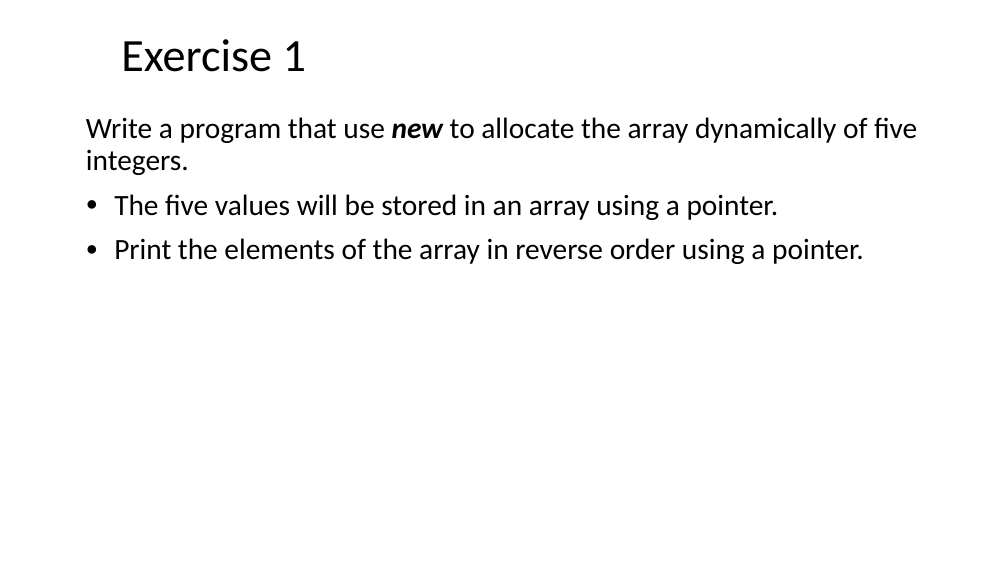
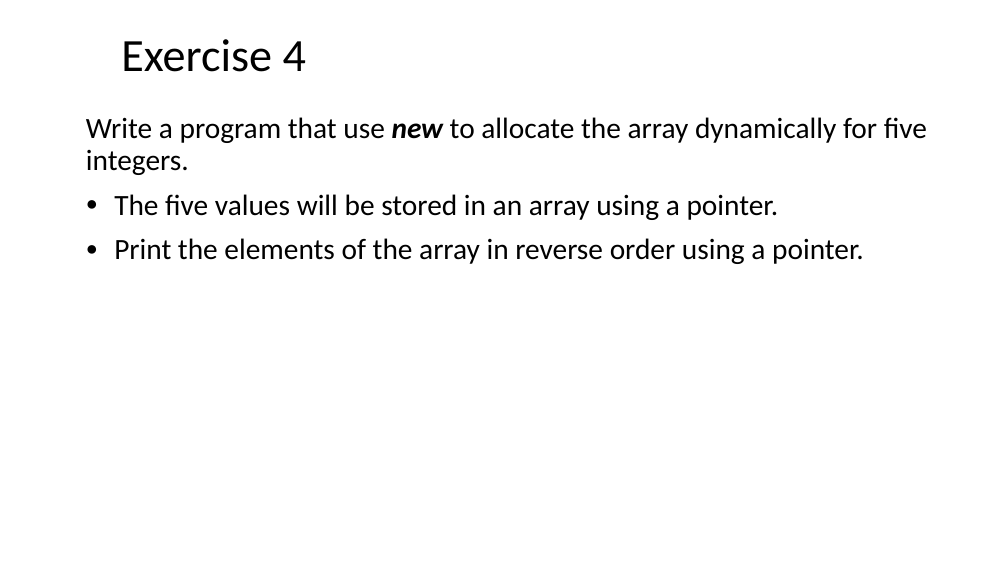
Before and after one commit to ShiqiYu/CPP, a slide deck: slide 17 of week05/Lab05.pptx (slide 24 before the commit). Drawn at 1008x567 pixels with LibreOffice and Linux fonts; fonts in the diff are those of the drawing; background and template pictures are left out. Boxes give left, top, right and bottom in pixels: in the first picture for what was removed or moved away, otherwise in the second. Text is boxed around its words. In the diff, an @@ line names an element or a change of style, - is before the commit and + after.

```diff
--- a/week05/Lab05.pptx
+++ b/week05/Lab05.pptx
@@ title at (x1=121, y1=39, x2=306, y2=72): text changed @@
-Exercise 1
+Exercise 4
@@ text at (x1=86, y1=117, x2=927, y2=175): text changed @@
-  Write a program that use new to allocate the array dynamically of five integers.
+  Write a program that use new to allocate the array dynamically for five integers.
```
Also in this commit, not shown: 1 other slide changed, 16 slides added, 24 slides removed.
